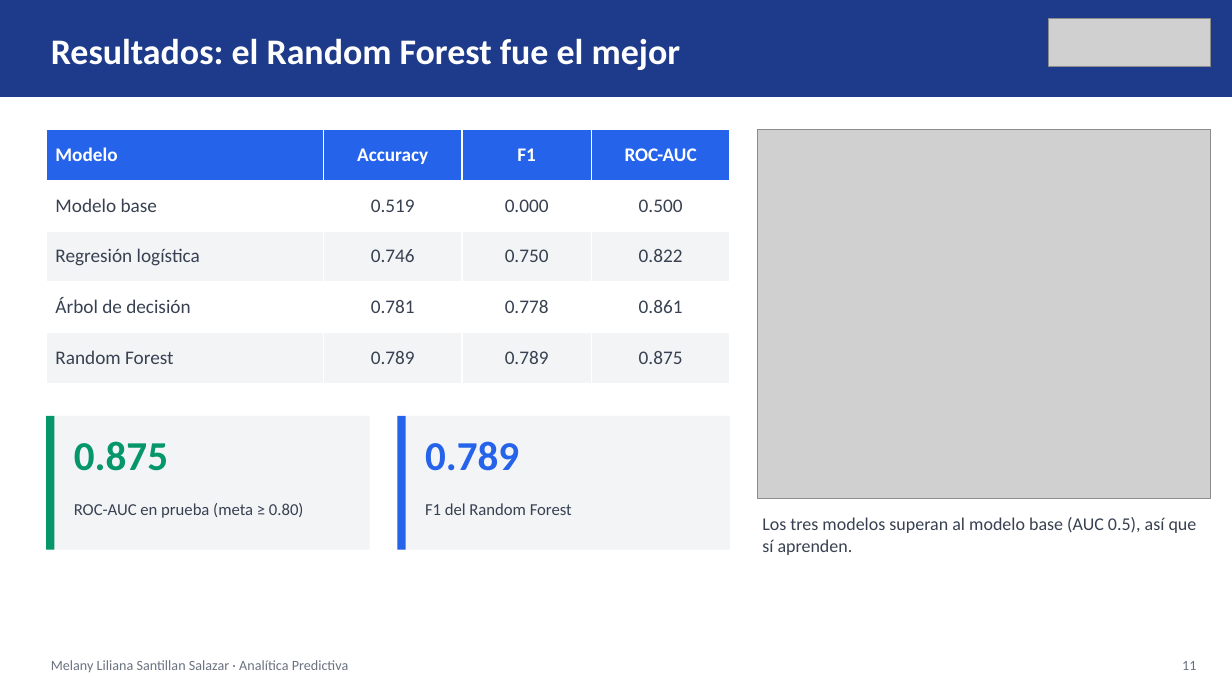
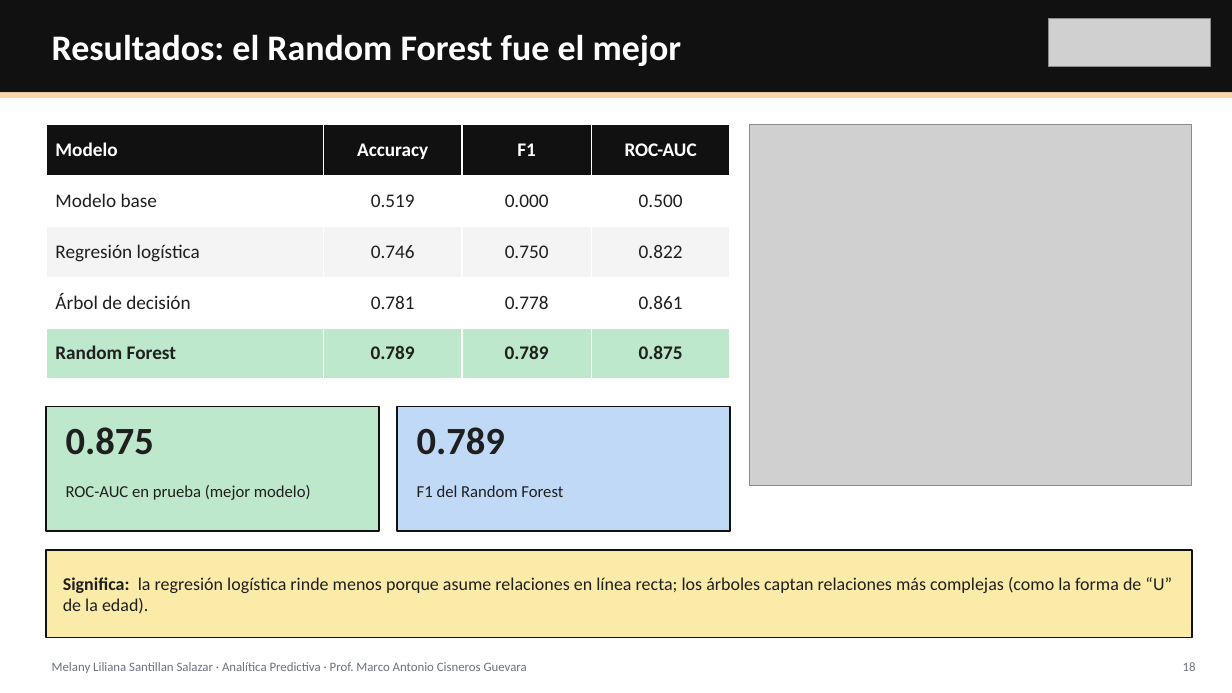
Before and after one commit to ivxnwww/Polymarket-UP-DOWN-5m, a slide deck: slide 18 of proyecto_enoe/Presentacion_Proyecto_ENOE.pptx (slide 11 before the commit). Drawn at 1232x693 pixels with LibreOffice and Linux fonts; fonts in the diff are those of the drawing; grey boxes stand for pictures. Boxes give left, top, right and bottom in pixels: in the first picture for what was removed or moved away, otherwise in the second. Text is boxed around its words. In the diff, an @@ line names an element or a change of style, - is before the commit and + after.

```diff
--- a/proyecto_enoe/Presentacion_Proyecto_ENOE.pptx
+++ b/proyecto_enoe/Presentacion_Proyecto_ENOE.pptx
@@ rectangle: place and size @@
-rectangle at [0, 0, 1232, 97]
+rectangle at [0, 0, 1232, 92]
@@ rectangle at [0, 0, 1232, 92]: fill #1E3A8A to #111111 @@
@@ text "Resultados: el Random Forest fue ..." at [52, 34, 681, 66]: less space between paragraphs @@
@@ rectangle added at [0, 92, 1232, 98], fill #FBD3A8 @@
@@ table at [46, 125, 730, 379] @@
@@ fill #2563EB to #111111 in row 1 @@
@@ fill #F3F4F6 to #F4F4F4 in row 3 @@
@@ fill #F3F4F6 to #BDE8CB in row 5 @@
@@ text colour #374151 to #1F1F1F in "Modelo base", "0.519", "0.000", "0.500" and 12 more places @@
@@ bold on in "Random Forest", "0.789", "0.789", "0.875" @@
@@ table: place and size @@
-table at [46, 129, 730, 384]
+table at [46, 125, 730, 379]
@@ picture: place and size @@
-picture at [758, 129, 1211, 499]
+picture at [750, 125, 1191, 485]
@@ rectangle: place and size @@
-rectangle at [46, 416, 370, 550]
+rectangle at [46, 407, 379, 531]
@@ rectangle at [46, 407, 379, 531]: fill #F3F4F6 to #BDE8CB; outline none to #111111 1.25 pt @@
@@ rectangle removed at [46, 416, 55, 550] @@
@@ text "0.875": place and size @@
-text "0.875" at [74, 441, 168, 471]
+text "0.875" at [66, 427, 154, 455]
@@ text "0.875" at [66, 427, 154, 455]: size 32 to 30 pt, text colour #059669 to #1F1F1F; less space between paragraphs @@
@@ rectangle: place and size @@
-rectangle at [397, 416, 730, 550]
+rectangle at [397, 407, 730, 531]
@@ rectangle at [397, 407, 730, 531]: fill #F3F4F6 to #BFD9F7; outline none to #111111 1.25 pt @@
@@ rectangle removed at [397, 416, 406, 550] @@
@@ text "0.789": place and size @@
-text "0.789" at [425, 441, 519, 471]
+text "0.789" at [417, 427, 505, 455]
@@ text "0.789" at [417, 427, 505, 455]: size 32 to 30 pt, text colour #2563EB to #1F1F1F; less space between paragraphs @@
@@ text "F1 del Random Forest": place and size @@
-text "F1 del Random Forest" at [425, 503, 572, 515]
+text "F1 del Random Forest" at [417, 485, 563, 497]
@@ text "F1 del Random Forest" at [417, 485, 563, 497]: text colour #374151 to #1F1F1F; less space between paragraphs @@
@@ text at [66, 485, 311, 500]: text changed; text colour #374151 to #1F1F1F @@
-ROC-AUC en prueba (meta ≥ 0.80)
+ROC-AUC en prueba (mejor modelo)
@@ rectangle added at [46, 550, 1192, 638], fill #FBEBA8, outline #111111 1.25 pt @@
@@ text "Significa: la regresión logística rinde ..." at [63, 577, 1172, 613]: vertical alignment top to middle @@
@@ text at [63, 577, 1172, 613]: text changed; text colour #374151 to #1F1F1F @@
-Los tres modelos superan al modelo base (AUC 0.5), así que sí aprenden.
+Significa: la regresión logística rinde menos porque asume relaciones en línea recta; los árboles captan relaciones más complejas (como la forma de “U” de la edad).
@@ text at [52, 662, 527, 673]: text changed; size 11 to 10 pt @@
-Melany Liliana Santillan Salazar · Analítica Predictiva
+Melany Liliana Santillan Salazar · Analítica Predictiva · Prof. Marco Antonio Cisneros Guevara
@@ text removed at [1182, 661, 1196, 670] @@
-11
@@ text added at [1183, 662, 1196, 671], 10 pt, text #6B7280 @@
+18
```
Also in this commit, not shown: 13 other slides changed, 10 slides added, 3 slides removed, 23 other files.
